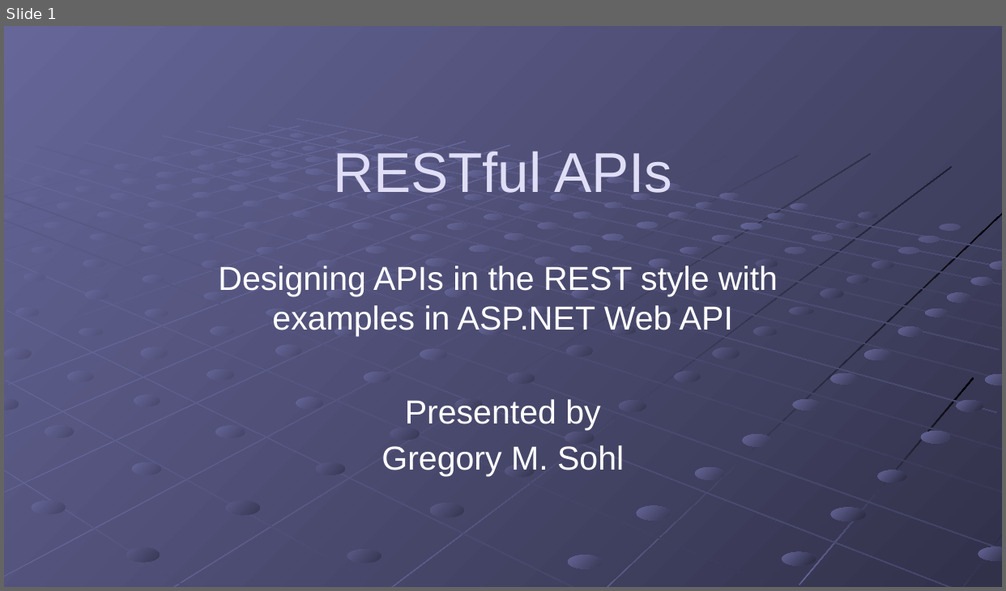
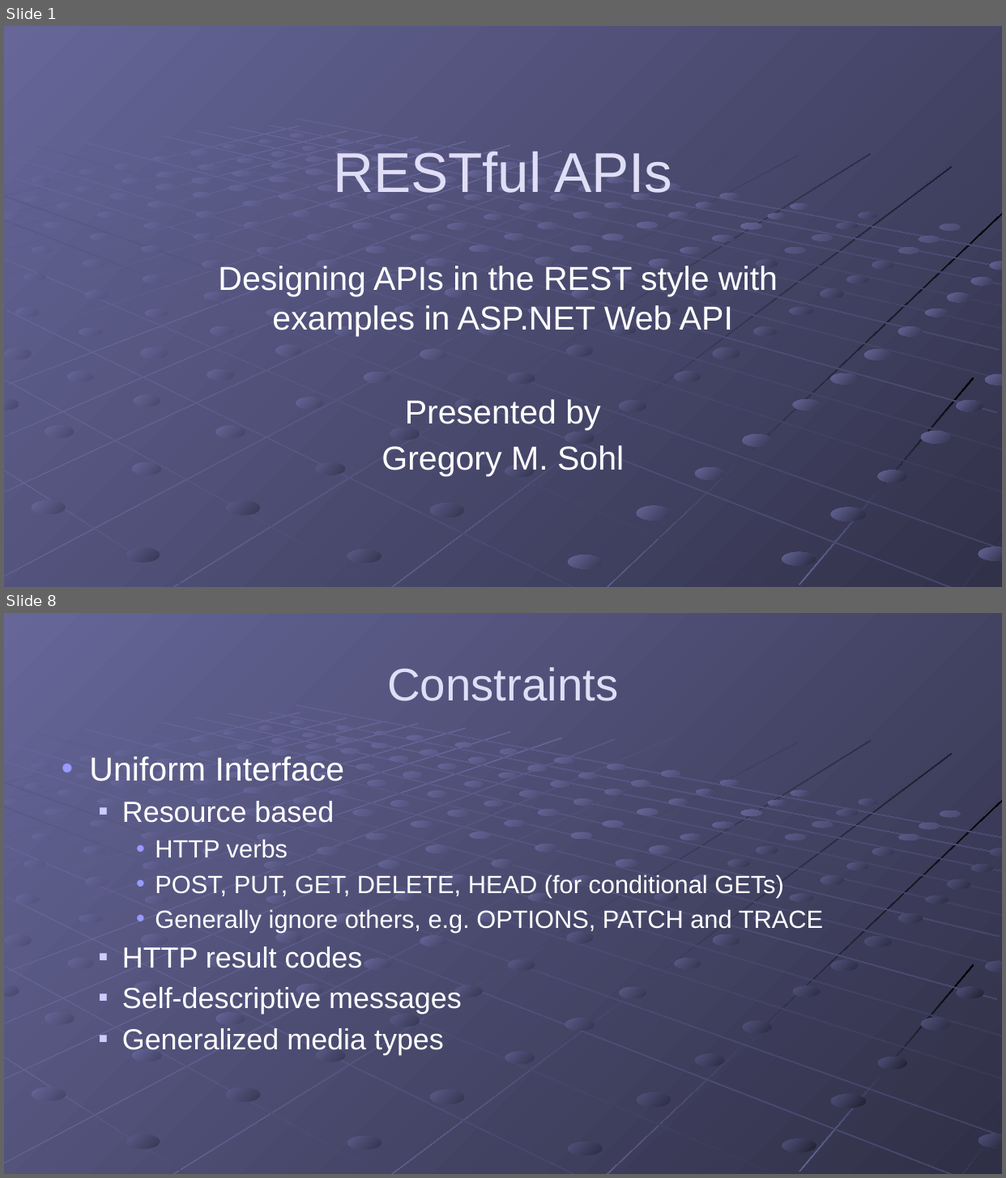
Before and after one commit to gregsohl/RESTFul_API_Presentation, a slide deck: Presentation/RESTful APIs.pptx. Shown one above the other, each under a label of ours: slide 1 before the commit, slides 1 and 8 after it; the slides between them are not shown. The pictures are 1006x591 and 1006x1178 pixels, drawn with LibreOffice and Linux fonts; fonts in the diff are those of the drawing. Boxes give left, top, right and bottom in pixels: in the first picture for what was removed or moved away, otherwise in the second. Text is boxed around its words. In the diff, an @@ line names an element or a change of style, - is before the commit and + after.

Commit message:
Almost done with Constraints in PPT

```diff
--- a/Presentation/RESTful APIs.pptx
+++ b/Presentation/RESTful APIs.pptx
@@ slide 8 added at <box>4,613,1002,1174</box>, background gradient #666699 to #49496D; not listed: 92 template elements that a slide beside it also shows @@
@@ title added at <box>387,667,618,701</box>, 44 pt, text #DFDEF6 @@
+Constraints
@@ text added at <box>89,756,823,1055</box>, 24 pt, text #FFFFFF @@
+• Uniform Interface
+  ■ Resource based
+    • HTTP verbs
+    • POST, PUT, GET, DELETE, HEAD (for conditional GETs)
+    • Generally ignore others, e.g. OPTIONS, PATCH and TRACE
+  ■ HTTP result codes
+  ■ Self-descriptive messages
+  ■ Generalized media types
@@ group added at <box>4,705,1002,1174</box>: 104 ellipses, 19 rectangles @@
```
Also in this commit, not shown: 2 slides changed, 6 other slides added.
